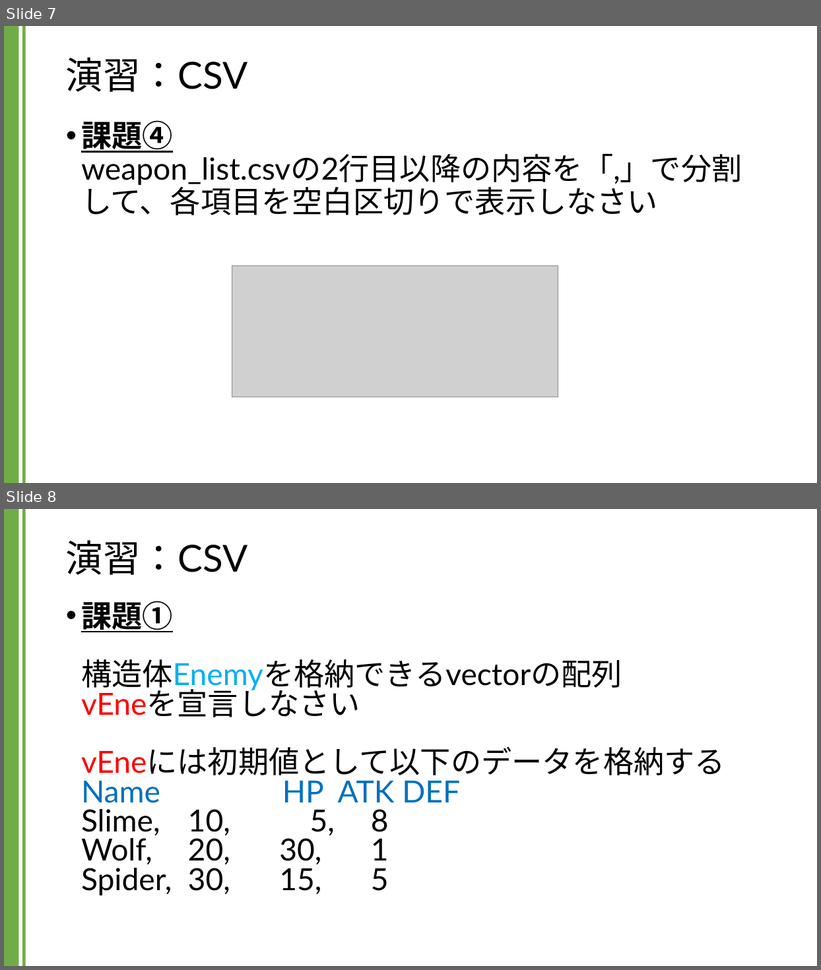
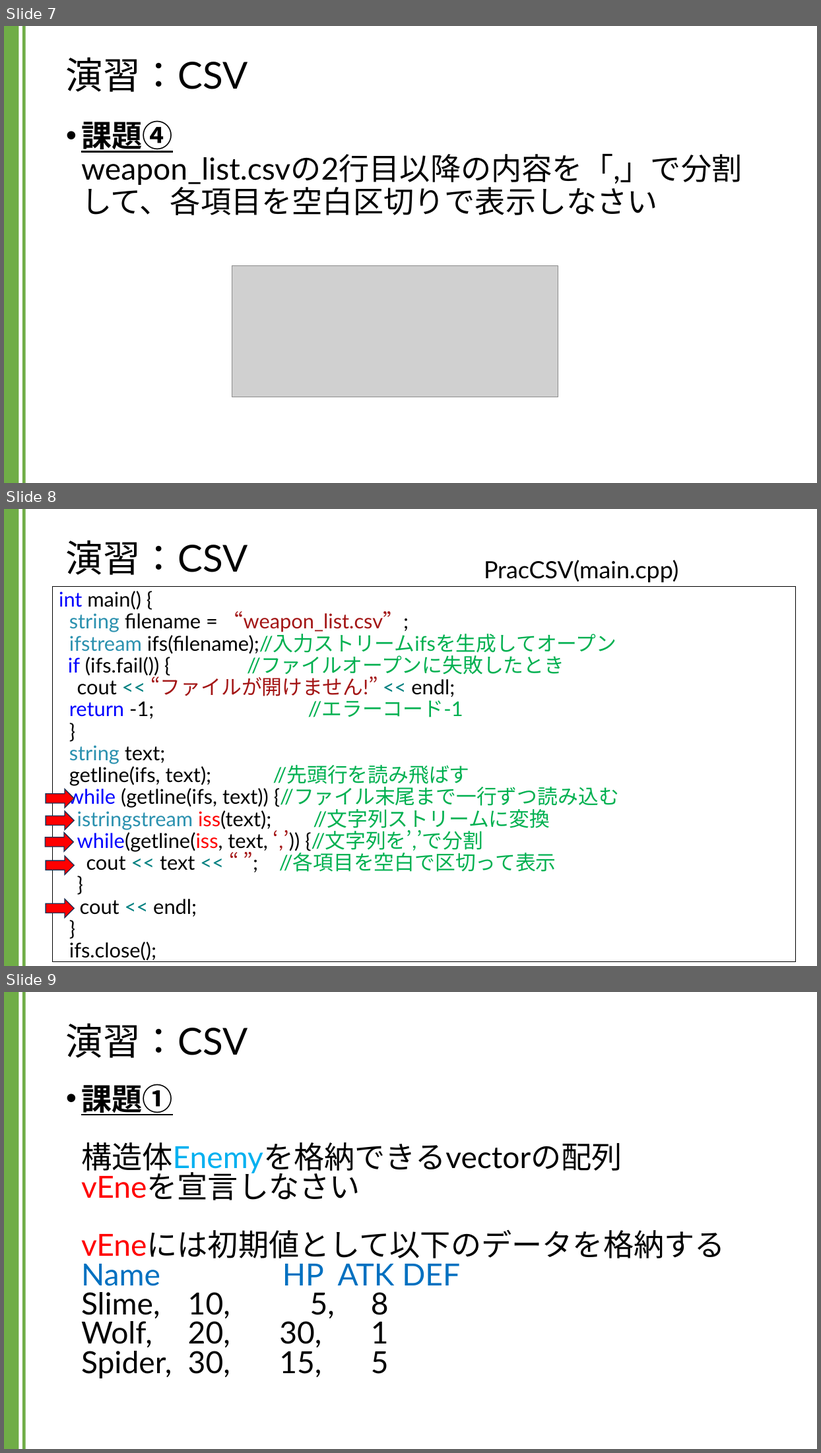
Before and after one commit to kic-murata/cpp2024, a slide deck: 授業資料/演習課題：CSV.pptx. Shown one above the other, each under a label of ours: slides 7 and 8 before the commit, slides 7, 8 and 9 after it. The pictures are 821x970 and 821x1453 pixels, drawn with LibreOffice and Linux fonts; fonts in the diff are those of the drawing; grey boxes stand for pictures. Boxes give left, top, right and bottom in pixels: in the first picture for what was removed or moved away, otherwise in the second. Text is boxed around its words. In the diff, an @@ line names an element or a change of style, - is before the commit and + after.

Commit message:
講義資料

```diff
--- a/授業資料/演習課題：CSV.pptx
+++ b/授業資料/演習課題：CSV.pptx
@@ slide 8 added at (4,509,817,966), background #FFFFFF; not listed: 2 template elements that a slide beside it also shows @@
@@ title added at (66,540,248,575), 44 pt, text #000000 @@
+演習：CSV
@@ text added at (484,560,679,582), 28 pt, text #000000 @@
+PracCSV(main.cpp)
@@ text added at (53,586,796,962), fill #FFFFFF, outline #000000 0.75 pt, 24 pt, text #000000 @@
+int main() {
+string filename = “weapon_list.csv”;
+ifstream ifs(filename);//入力ストリームifsを生成してオープン
+if (ifs.fail()) { //ファイルオープンに失敗したとき
+cout << “ファイルが開けません!” << endl;
+return -1; //エラーコード-1
+}
+string text;
+getline(ifs, text); //先頭行を読み飛ばす
+while (getline(ifs, text)) {//ファイル末尾まで一行ずつ読み込む
+istringstream iss(text); //文字列ストリームに変換
+while(getline(iss, text, ‘,’)) {//文字列を’,’で分割
+cout << text << “ ”; //各項目を空白で区切って表示
+}
+cout << endl;
+}
+ifs.close();
@@ right arrow added at (46,789,74,808), fill #FF0000, outline #1E3256 1 pt @@
@@ right arrow added at (46,811,74,830), fill #FF0000, outline #1E3256 1 pt @@
@@ right arrow added at (45,833,73,852), fill #FF0000, outline #1E3256 1 pt @@
@@ right arrow added at (46,856,74,875), fill #FF0000, outline #1E3256 1 pt @@
@@ right arrow added at (46,900,74,918), fill #FF0000, outline #1E3256 1 pt @@
@@ what was slide 8 is now slide 9 @@
```
